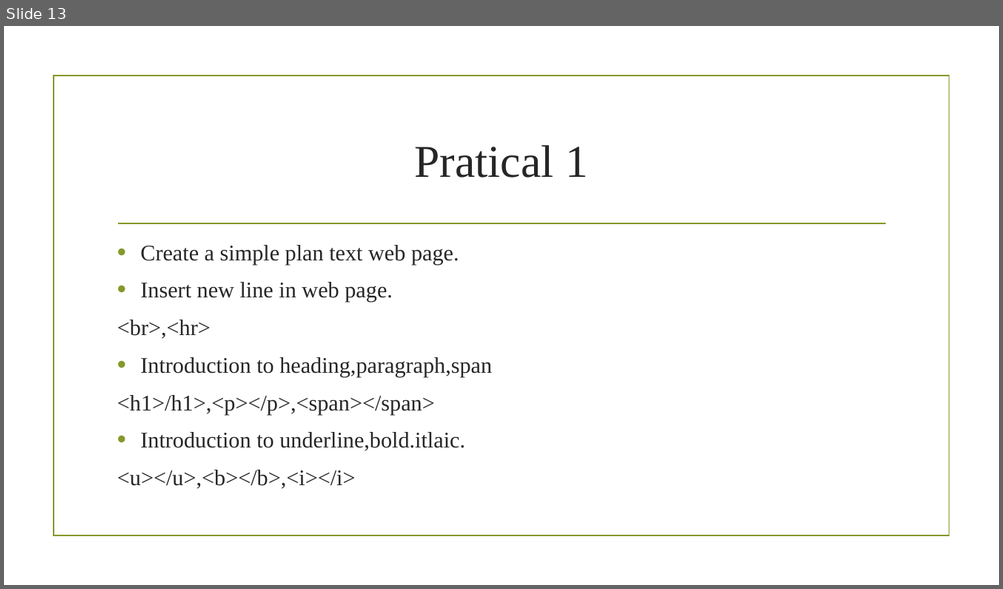
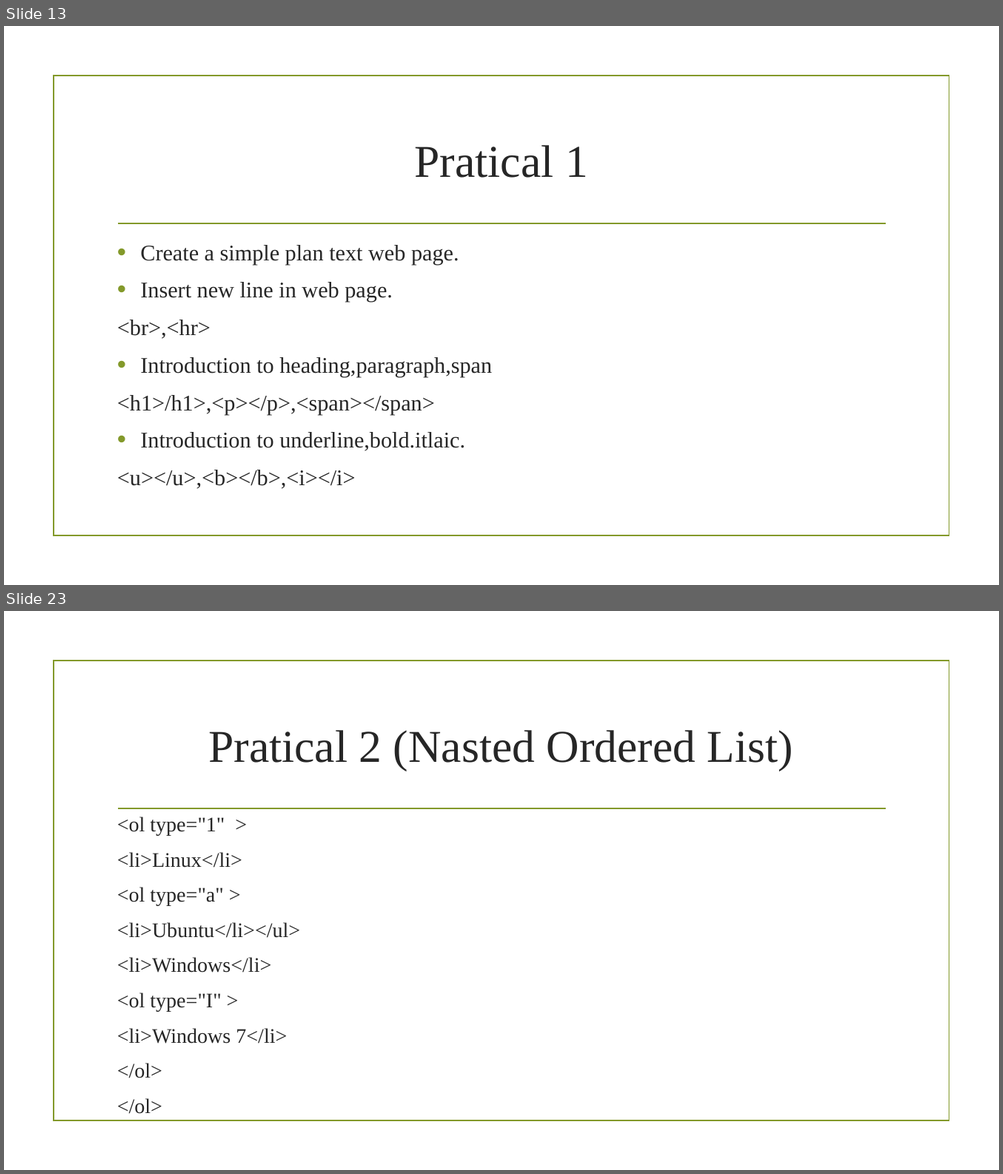
Before and after one commit to sagarshrestha81/FED, a slide deck: HTML.pptx. Shown one above the other, each under a label of ours: slide 13 before the commit, slides 13 and 23 after it; the slides between them are not shown. The pictures are 1003x589 and 1003x1174 pixels, drawn with LibreOffice and Linux fonts; fonts in the diff are those of the drawing; background and template pictures are left out. Boxes give left, top, right and bottom in pixels: in the first picture for what was removed or moved away, otherwise in the second. Text is boxed around its words. In the diff, an @@ line names an element or a change of style, - is before the commit and + after.

```diff
--- a/HTML.pptx
+++ b/HTML.pptx
@@ slide 23 added at (4, 611, 999, 1170), background picture (left out); not listed: 2 template elements that a slide beside it also shows @@
@@ title added at (208, 730, 793, 771), 44 pt, text #262626 @@
+Pratical 2 (Nasted Ordered List)
@@ text added at (117, 817, 300, 1114), 20 pt, text #262626 @@
+<ol type="1" >
+<li>Linux</li>
+<ol type="a" >
+<li>Ubuntu</li></ul>
+<li>Windows</li>
+<ol type="I" >
+<li>Windows 7</li>
+</ol>
+</ol>
```
Also in this commit, not shown: 3 slides changed, 6 other slides added, 2 other files.
